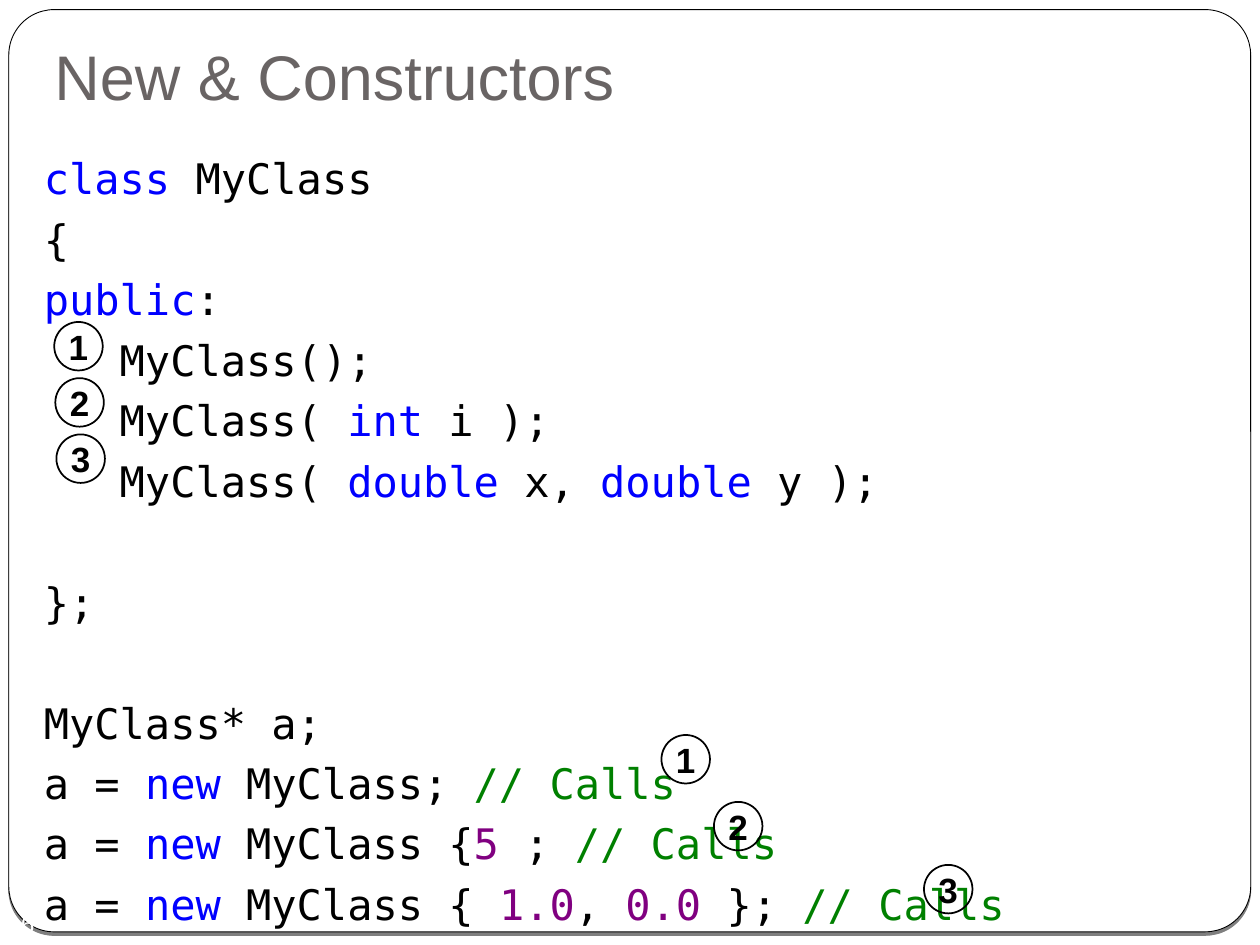
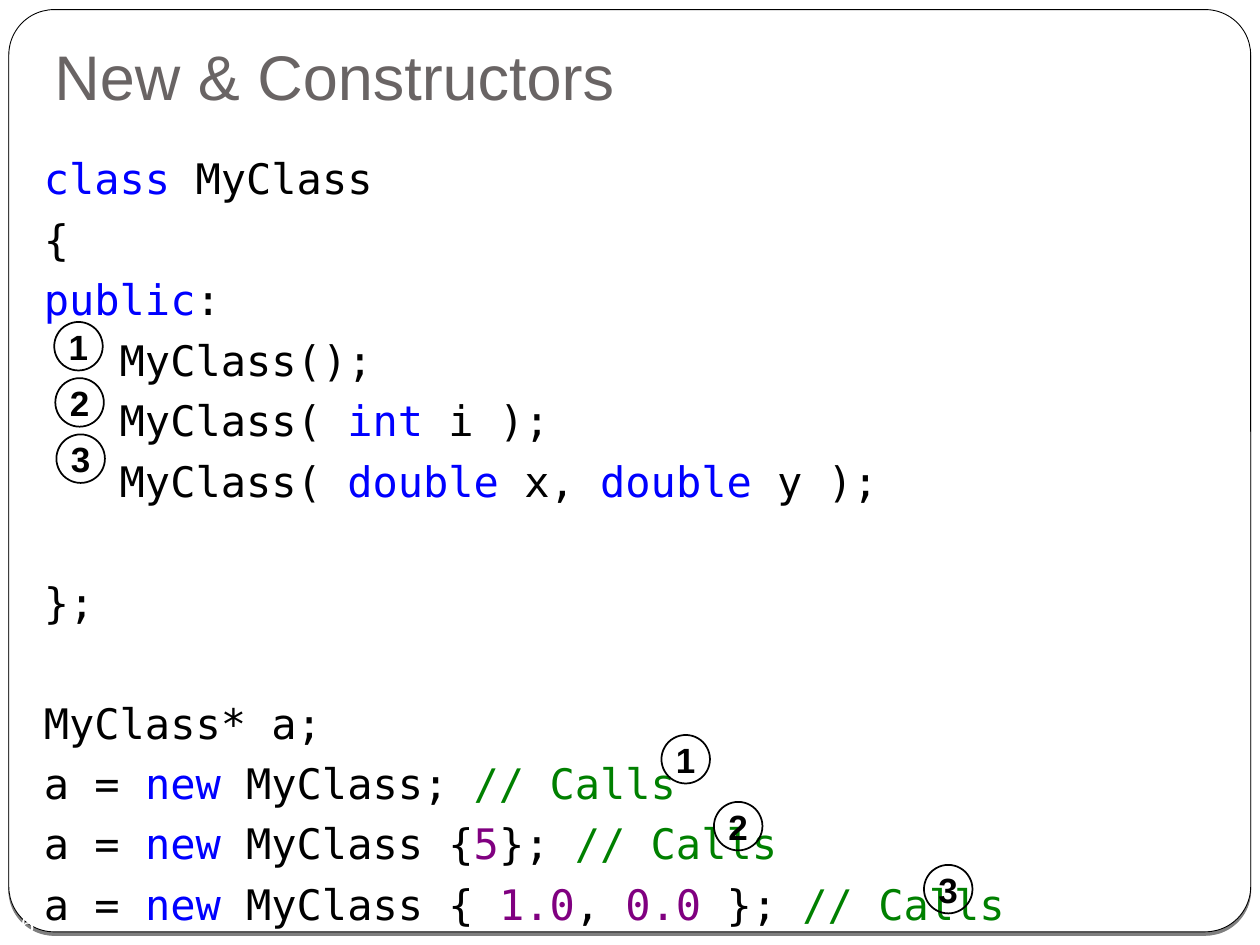
Before and after one commit to cpp-at-ariel/cpp-5786, a slide deck: slide 16 of 02-classes-constructors-destructors/slides-2-new-delete.pptx. Drawn at 1260x945 pixels with LibreOffice and Linux fonts; fonts in the diff are those of the drawing. Boxes give left, top, right and bottom in pixels: in the first picture for what was removed or moved away, otherwise in the second. Text is boxed around its words. In the diff, an @@ line names an element or a change of style, - is before the commit and + after.

```diff
--- a/02-classes-constructors-destructors/slides-2-new-delete.pptx
+++ b/02-classes-constructors-destructors/slides-2-new-delete.pptx
@@ text "class MyClass { public: MyClass(); ..." at [44, 162, 1004, 929]: text colour #FFFFFF to #000000 in "{5};" @@
```
Also in this commit, not shown: 6 other files.
